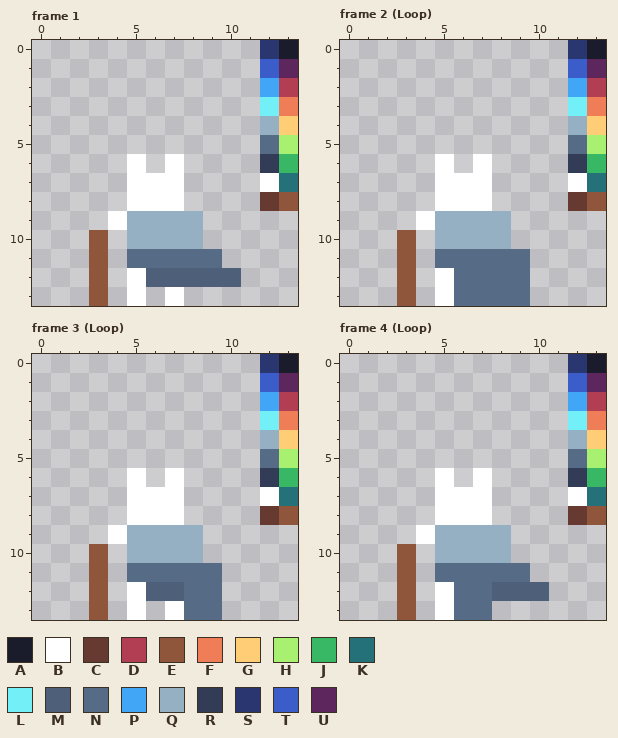
File history of a pixel-art file, 3 - TCC/bunny/player/main character.ase. The picture above is the old version.
14x14 pixels, 7 frames. Shown: frame 1, frame 2 (Loop), frame 3 (Loop), frame 4 (Loop). The commit also changed other frames, which this record leaves out.
Visible layers, top first: "idle", "colors".
Palette (. is transparent): A #1a1c2c  B #ffffff  C #663931  D #b13e53  E #8f563b  F #ef7d57  G #ffcd75  H #a7f070  J #38b764  K #257179  L #73eff7  M #4e6079  N #566c86  P #41a6f6  Q #94b0c2  R #333c57  S #29366f  T #3b5dc9  U #5d275d
Pixels before, frame 1, first column x 3:
 0 .........SA
 1 .........TU
 2 .........PD
 3 .........LF
 4 .........QG
 5 .........NH
 6 ..B.B....RJ
 7 ..BBB....BK
 8 ..BBB....CE
 9 .BQQQQ.....
10 E.QQQQ.....
11 E.NNNNN....
12 E.BMMMMM...
13 E.B.B......
Pixels before, frame 2 (Loop), first column x 3:
 0 .........SA
 1 .........TU
 2 .........PD
 3 .........LF
 4 .........QG
 5 .........NH
 6 ..B.B....RJ
 7 ..BBB....BK
 8 ..BBB....CE
 9 .BQQQQ.....
10 E.QQQQ.....
11 E.NNNNN....
12 E.BNNNN....
13 E.BNNNN....
Pixels before, frame 3 (Loop), first column x 3:
 0 .........SA
 1 .........TU
 2 .........PD
 3 .........LF
 4 .........QG
 5 .........NH
 6 ..B.B....RJ
 7 ..BBB....BK
 8 ..BBB....CE
 9 .BQQQQ.....
10 E.QQQQ.....
11 E.NNNNN....
12 E.BMMNN....
13 E.B.BNN....
Pixels before, frame 4 (Loop), first column x 3:
 0 .........SA
 1 .........TU
 2 .........PD
 3 .........LF
 4 .........QG
 5 .........NH
 6 ..B.B....RJ
 7 ..BBB....BK
 8 ..BBB....CE
 9 .BQQQQ.....
10 E.QQQQ.....
11 E.NNNNN....
12 E.BNNMMM...
13 E.BNN......
New version:
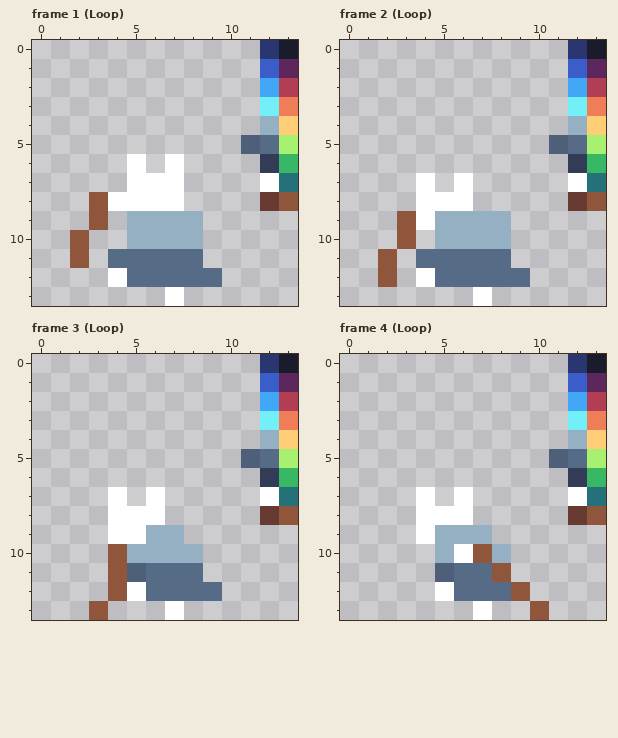
The exact change:
layer "idle" now hidden
layer "attack air" now shown
Frame 1 (Loop):
There is now colour B in row 8 at x 4; in row 12 at x 4.
There is now colour E in rows 8 to 9 at x 3; in rows 10 to 11 at x 2.
There is now colour M in row 5 at x 11.
There is now colour N in row 11 at x 4.
The edit turns colour B into colour N in row 12 at x 5.
The edit turns colour M into colour N in row 12 at x 6 to 9.
Colour B is removed in row 9 at x 4; in row 13 at x 5.
Colour E is removed in rows 10 to 13 at x 3.
Colour M is removed in row 12 at x 10.
Colour N is removed in row 11 at x 9.
Frame 2 (Loop):
There is now colour B in rows 7 to 8 at x 4; in row 12 at x 4.
The edit turns colour N into colour B in row 13 at x 7.
There is now colour E in row 9 at x 3; in rows 11 to 12 at x 2.
There is now colour M in row 5 at x 11.
There is now colour N in row 11 at x 4.
The edit turns colour B into colour N in row 12 at x 5.
Colour B is removed in rows 6 to 7 at x 5 and 7; in row 8 at x 7; in row 13 at x 5.
Colour E is removed in rows 11 to 13 at x 3.
Colour N is removed in row 11 at x 9; in row 13 at x 6 and 8 to 9.
Frame 3 (Loop):
There is now colour B in rows 7 to 8 at x 4.
The edit turns colour Q into colour B in row 9 at x 5.
There is now colour E in rows 10 to 12 at x 4.
There is now colour M in row 5 at x 11.
The edit turns colour N into colour M in row 11 at x 5.
The edit turns colour M into colour N in row 12 at x 6 to 7.
Colour B is removed in rows 6 to 7 at x 5 and 7; in row 8 at x 7; in row 13 at x 5.
Colour E is removed in rows 10 to 12 at x 3.
Colour N is removed in row 11 at x 9; in row 13 at x 8 to 9.
Colour Q is removed in row 9 at x 8.
Frame 4 (Loop):
There is now colour B in rows 7 to 8 at x 4.
The edit turns colour N into colour B in row 13 at x 7.
The edit turns colour Q into colour B in row 10 at x 6.
There is now colour E in row 13 at x 10.
The edit turns colour M into colour E in row 12 at x 9.
The edit turns colour N into colour E in row 11 at x 8.
The edit turns colour Q into colour E in row 10 at x 7.
There is now colour M in row 5 at x 11.
The edit turns colour N into colour M in row 11 at x 5.
The edit turns colour M into colour N in row 12 at x 8.
Colour B is removed in rows 6 to 7 at x 5 and 7; in row 8 at x 7; in row 13 at x 5.
Colour E is removed in rows 10 to 13 at x 3.
Colour M is removed in row 12 at x 10.
Colour N is removed in row 11 at x 9; in row 13 at x 6.
Colour Q is removed in row 9 at x 8.
Where, in picture pixels (left, top, right, bottom), the same in both pictures:
added: (241, 135, 260, 154)
changed: (70, 192, 241, 306)
changed: (378, 135, 568, 306)
changed: (89, 449, 260, 620)
changed: (397, 449, 568, 620)
